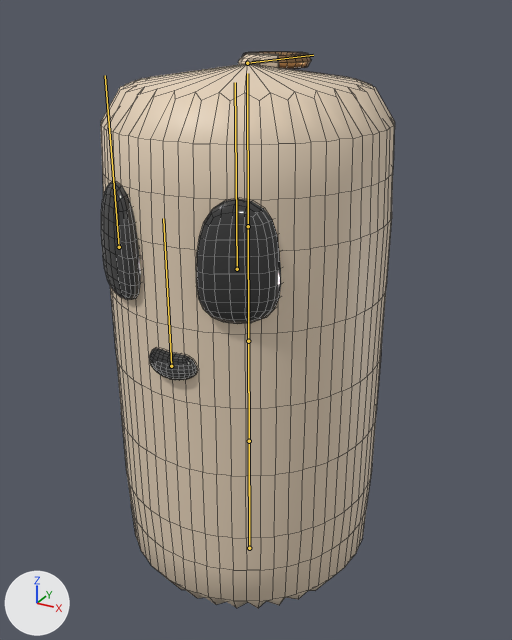
An edit to the FBX model Content/3D_Assets/Characters/PunchingBall/PunchingBallAnimations.fbx, drawn before and after from the same camera.
Rendered twice from a camera (50 mm lens) standing at (1.19, -2.11, 2.14) and looking at (0.0, 0.06, 1.06). The axes (+X, +Y, +Z) are drawn at lower left. The lights are the same throughout. The bones that bend it are drawn over the model as lines. Mesh edges are drawn as thin lines.

In view in the first picture: 'PunchingBallMesh'.
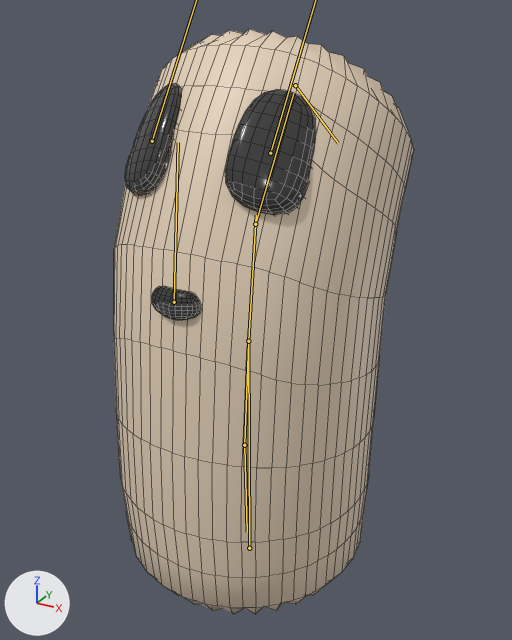
The newer file adds an action. The first version stands in its rest pose; the second is drawn at frame 14 of the action 'PunchingBall_MoveYUp'.

Changed parts and their boxes [x1, y1, x2, y2] in the pictures (512 x 640 px):
'PunchingBallMesh', posed
    before: [101, 52, 395, 608]
    after: [114, 29, 414, 614]
bone 'UpBase', root to tip
    before: (248, 341) to (248, 218)
    after: (248, 341) to (256, 215)
bone 'UpExtend', root to tip
    before: (248, 226) to (247, 73)
    after: (255, 224) to (293, 93)
bone 'Ring', root to tip
    before: (247, 63) to (313, 55)
    after: (295, 85) to (338, 143)
bone 'Mouth', root to tip
    before: (171, 366) to (163, 218)
    after: (174, 302) to (178, 142)
bone 'DownBase', root to tip
    before: (248, 341) to (249, 441)
    after: (248, 341) to (244, 445)
bone 'DownExtend', root to tip
    before: (249, 441) to (249, 529)
    after: (244, 445) to (247, 532)

What changed in the scene script:
```text
Change bone_upbase:
    where bone_upbase = bpy.data.objects['PunchingBallArmature'].pose.bones['UpBase']  # child of 'Base'
    bone_upbase.rotation_quaternion: (1.0, 0.0, 0.0, 0.0) -> (0.998, 0.059, 0.0, 0.0)  # degrees (0, 0, 0) -> degrees (7, 0, 0)
Change bone_upextend:
    where bone_upextend = bpy.data.objects['PunchingBallArmature'].pose.bones['UpExtend']  # child of 'UpBase'
    bone_upextend.rotation_quaternion: (1.0, 0.0, 0.0, 0.0) -> (0.971, 0.239, 0.0, 0.0)  # degrees (0, 0, 0) -> degrees (28, 0, 0)
Change bone_eyel:
    where bone_eyel = bpy.data.objects['PunchingBallArmature'].pose.bones['EyeL']  # child of 'UpExtend'
    bone_eyel.location: (0.0, 0.0, 0.0) -> (0.0, 0.77, 0.22)
Change bone_eyer:
    where bone_eyer = bpy.data.objects['PunchingBallArmature'].pose.bones['EyeR']  # child of 'UpExtend'
    bone_eyer.location: (0.0, 0.0, 0.0) -> (0.0, 0.77, 0.22)
Change bone_ring:
    where bone_ring = bpy.data.objects['PunchingBallArmature'].pose.bones['Ring']  # child of 'UpExtend'
    bone_ring.rotation_quaternion: (1.0, 0.0, 0.0, 0.0) -> (1.0, -0.02, 0.0, 0.0)  # degrees (0, 0, 0) -> degrees (-2, 0, 0)
Change bone_mouth:
    where bone_mouth = bpy.data.objects['PunchingBallArmature'].pose.bones['Mouth']  # child of 'UpBase'
    bone_mouth.location: (0.0, 0.0, 0.0) -> (0.0, 1.49, -0.04)
Change bone_downbase:
    where bone_downbase = bpy.data.objects['PunchingBallArmature'].pose.bones['DownBase']  # child of 'Base'
    bone_downbase.rotation_quaternion: (1.0, 0.0, 0.0, 0.0) -> (0.999, -0.042, 0.0, 0.0)  # degrees (0, 0, 0) -> degrees (-5, 0, 0)
Change bone_downextend:
    where bone_downextend = bpy.data.objects['PunchingBallArmature'].pose.bones['DownExtend']  # child of 'DownBase'
    bone_downextend.rotation_quaternion: (1.0, 0.0, 0.0, 0.0) -> (0.998, 0.059, 0.0, 0.0)  # degrees (0, 0, 0) -> degrees (7, 0, 0)
```
